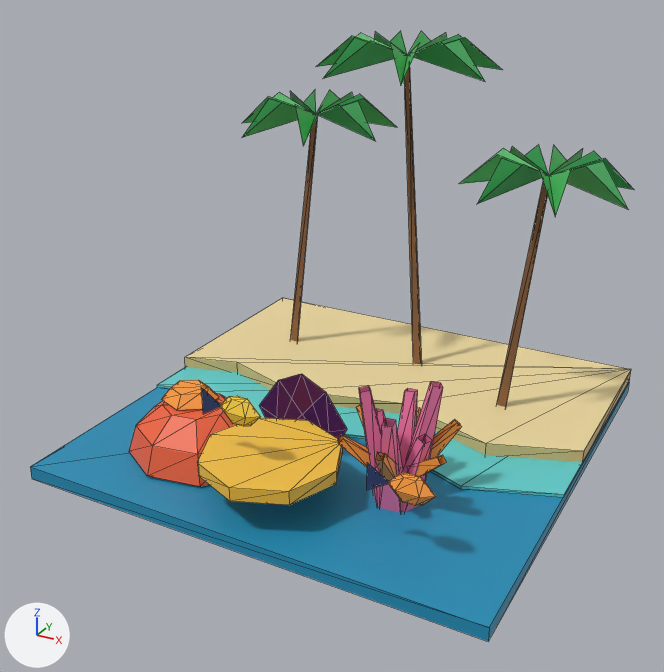
The glTF model games/escales/assets/monuments/recifEilat.glb, before and after one commit.
Both versions are drawn from a 50 mm lens placed at (1.46, -2.88, 1.84), pointed at (-0.04, -0.15, 0.47). Every picture has the same lights, and +X, +Y and +Z are marked at lower left. The picture after the commit comes second. Mesh edges are drawn as thin lines. Vertices at exactly the same position are counted once.

The scene before the commit, as lines of its bpy script (objects in view):
```python
me_recifeilat = bpy.data.meshes.new('recifEilat')
me_recifeilat.from_pydata(...)  # 327 vertices, 388 faces; spans x -0.89..0.89, y -0.88..0.88, z 0.0..1.47
me_recifeilat.materials.append(mat_defaultmaterial)
ob_recifeilat = bpy.data.objects.new('recifEilat', me_recifeilat)
ob_recifeilat.location = (0.0, 0.0, 0.0)
```
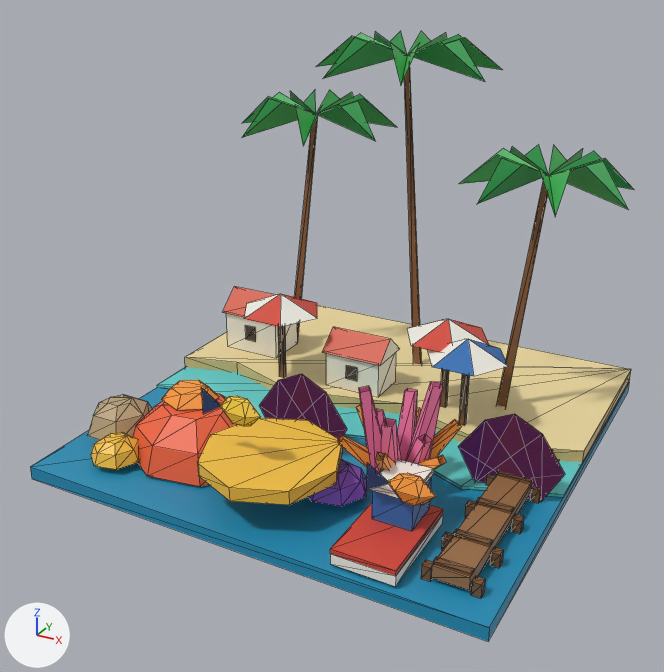
What differs and where, as boxes (x1, y1, x2, y2) in the pictures (664 x 672 px):
part 1 of me_recifeilat, added (purple)
    after: (459, 414, 565, 501)
part 2 of me_recifeilat, added
    after: (87, 286, 559, 598)

The change, as a diff of the scene's bpy script:
```diff
--- a/games/escales/assets/monuments/recifEilat.glb.py
+++ b/games/escales/assets/monuments/recifEilat.glb.py
@@ me_recifeilat @@
 # used by ob_recifeilat; location = (0.0, 0.0, 0.0)
-me_recifeilat.from_pydata(...)  # 327 vertices, 388 faces; spans x -0.89..0.89, y -0.88..0.88, z 0.0..1.47
+me_recifeilat.from_pydata(...)  # 631 vertices, 780 faces; spans x -0.89..0.89, y -0.88..0.88, z 0.0..1.47
+# me_recifeilat part 1: the loose piece of 7 vertices spanning x -0.28..0.1, y -0.28, z 0.05..0.36 is copied, and the copy is moved by (0.78, 0.08, 0.0); it spans x 0.5..0.88, y -0.2, z 0.05..0.36
+# me_recifeilat part 2
+# 224 vertices are added at x -0.87..0.8, y -0.86..0.43, z 0.05..0.49
+# 44 new vertices lie (0.0, 0.0, 0.05) away from vertices in x 0.61..0.8, y -0.78..0.05, z 0.05..0.07
+# 10 new vertices lie (0.14, 0.0, 0.0) away from vertices in x -0.8..0.39, y -0.68..-0.43, z 0.1..0.26
+# 7 new vertices lie (0.26, 0.0, 0.0) away from vertices in x -0.79..-0.22, y 0.11..0.42, z 0.11..0.34
+# 6 new vertices lie (0.22, 0.0, 0.0) away from vertices in x 0.35, y -0.86..-0.5, z 0.06..0.12
+# 6 new vertices lie (0.05, 0.0, 0.0) away from vertices in x -0.76..-0.12, y -0.59..0.24, z 0.16..0.24
+# 382 new faces join them
 me_recifeilat.materials.append(mat_defaultmaterial)
```
